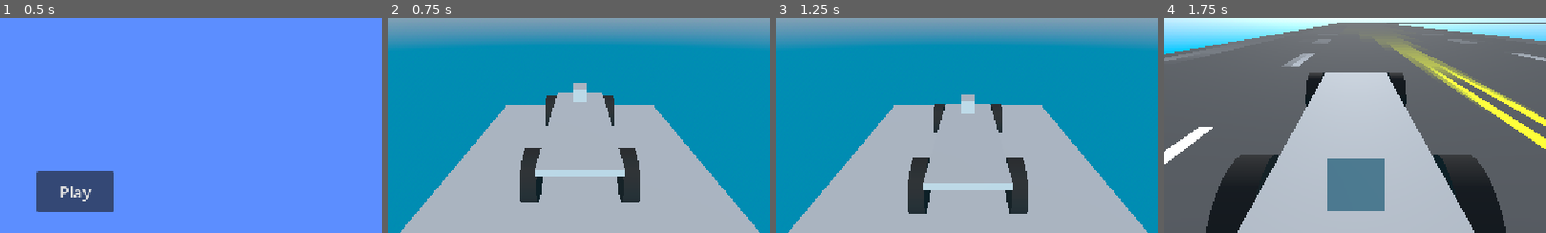
Above: before the commit, frames 1-4 (left to right).
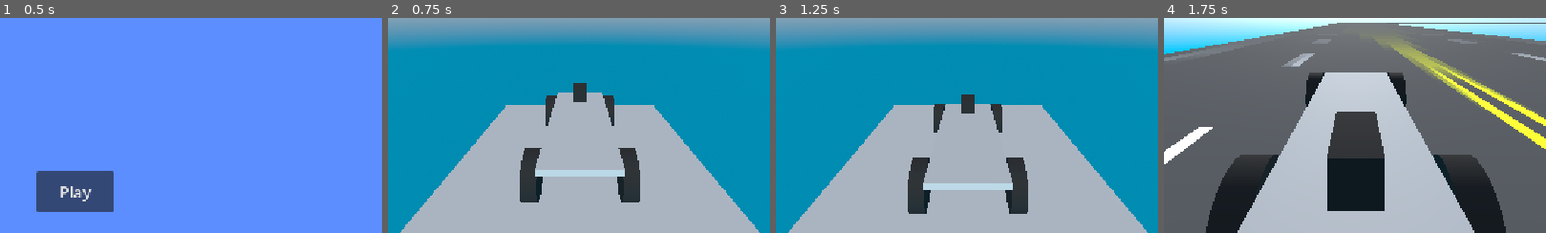
Above: after the commit, the same moments.

Repository: bladeclickers/craft_any_vehicle
Game: Godot game, scene res://scenes/start.tscn
The game is run twice, just before and just after one commit, with the same random seed, the same clock (stepped at 60 frames per second) and the same inputs.
Inputs:
- Up to frame 1 (0.5 s): no input
- Up to frame 2 (0.75 s): click "Play" at 0.5 s
- Up to frame 3 (1.25 s): no input
- Up to frame 4 (1.75 s): click "Play" at 1.25 s
The pictures show only the part of the screen within x 25-75%, y 50-100%; the shares and areas given below are measured in that part.

Frame 1 is identical in both runs. In frame 2, 0.3% of the frame differs, in the area x 48-52%, y 30-40%; in frame 3, 0.3%; in frame 4, 6.4%, in the area x 42-58%, y 43-90%.

Commit message:
make everything work and be fancy

Diff:
--- a/assets/base_car.gd
+++ b/assets/base_car.gd
@@ -17,14 +17,14 @@
 @onready var r_wheels = [rr, rl]
 
 func _ready() -> void:
-	mass = BASE_MASS + engine.mass
+	mass = BASE_MASS + Globals.mass
 
 func _physics_process(delta):
 	if editor_mode:
 		return
 
 	var speed = linear_velocity.dot(global_transform.basis.z)
-	cam.fov = clamp(lerp(cam.fov, 160 * (speed/35), 2), 80, 160)
+	cam.fov = clamp(lerp(cam.fov, 160 * (speed/40), 2), 80, 120)
 
 	var target_steer = 0.0
 	if Input.is_action_pressed("a"):
@@ -37,15 +37,15 @@
 
 	if Input.is_action_pressed("w"):
 		for wheel in wheels:
-			wheel.engine_force = engine.engine_force
+			wheel.engine_force = Globals.engine_force
 	elif Input.is_action_pressed("s"):
 		if speed > 0:
 			for wheel in wheels:
 				wheel.engine_force = 0
-				wheel.brake = engine.brake_force
+				wheel.brake = Globals.brake_force
 		else:
 			for wheel in wheels:
-				wheel.engine_force = -engine.engine_force/2
+				wheel.engine_force = -Globals.engine_force/2
 	else:
 		for wheel in wheels:
 			wheel.engine_force = 0
--- a/assets/base_car.tscn
+++ b/assets/base_car.tscn
@@ -15,7 +15,11 @@
 bottom_radius = 0.3
 height = 0.2
 
+[sub_resource type="StandardMaterial3D" id="StandardMaterial3D_h7toe"]
+albedo_color = Color(0, 0, 0, 1)
+
 [sub_resource type="BoxMesh" id="BoxMesh_f75wj"]
+material = SubResource("StandardMaterial3D_h7toe")
 
 [sub_resource type="BoxShape3D" id="BoxShape3D_f75wj"]
 
--- a/assets/engine.gd
+++ b/assets/engine.gd
@@ -1,10 +1,10 @@
 extends StaticBody3D
 
-var engine_type = "Base Engine"
-var engine_force = 400.0
-var brake_force = 50.0
-var mass = 100.0
+@onready var mesh = $MeshInstance3D
 var mouse_hovering = false
+
+func change_color(color: Color):
+	mesh.mesh.material.albedo_color = color
 
 func _on_mouse_entered() -> void:
 	mouse_hovering = true
--- a/misc/globals.gd
+++ b/misc/globals.gd
@@ -1,3 +1,8 @@
 extends Node
 
 var money = 10000
+
+var engine_type = "Base Engine"
+var engine_force = 400.0
+var brake_force = 50.0
+var mass = 100.0
--- /dev/null
+++ b/misc/property_pane.gd
@@ -0,0 +1,38 @@
+extends Panel
+
+var prev_id = 0
+
+@onready var hp_slider = $hp_slider
+@onready var weight_slider = $weight_slider
+@onready var hp_label = $hp_label
+@onready var weight_label = $weight_label
+@onready var engine_select = $engine_select
+
+func _process(delta: float) -> void:
+	var id = engine_select.get_selected_id()
+	if id != prev_id:
+		if id == 0:
+			hp_slider.value = 350
+			weight_slider.value = 100
+			hp_label.text = "350"
+			weight_label.text = "100"
+			Globals.engine_type = "Base Engine"
+			Globals.engine_force = 350.0
+			Globals.mass = 100.0
+		elif id == 1:
+			hp_slider.value = 700
+			weight_slider.value = 200
+			hp_label.text = "700"
+			weight_label.text = "200"
+			Globals.engine_type = "Medium Engine"
+			Globals.engine_force = 700.0
+			Globals.mass = 200.0
+		elif id == 2:
+			hp_slider.value = 1000
+			weight_slider.value = 400
+			hp_label.text = "1000"
+			weight_label.text = "400"
+			Globals.engine_type = "Big Engine"
+			Globals.engine_force = 1000.0
+			Globals.mass = 400.0
+		prev_id = id
--- a/project.godot
+++ b/project.godot
@@ -15,6 +15,10 @@
 config/features=PackedStringArray("4.7", "Forward Plus")
 boot_splash/bg_color=Color(0.35933197, 0.5577739, 1, 1)
 config/icon="res://icon.svg"
+
+[autoload]
+
+Globals="*uid://nh5eilk2vwnw"
 
 [display]
 
--- a/scenes/editor.gd
+++ b/scenes/editor.gd
@@ -14,6 +14,7 @@
 func _process(delta: float) -> void:
 	if Input.is_action_just_pressed("select") and engine.mouse_hovering:
 		property_pane.visible = !property_pane.visible
+		engine.change_color(Color(0, 255, 0) if property_pane.visible else Color(0, 0, 0))
 
 func _on_button_pressed() -> void:
 	get_tree().change_scene_to_file("res://scenes/track.tscn")
--- a/scenes/editor.tscn
+++ b/scenes/editor.tscn
@@ -3,6 +3,7 @@
 [ext_resource type="PackedScene" uid="uid://carbat5rk66g0" path="res://assets/base_car.tscn" id="1_b1cmn"]
 [ext_resource type="Script" uid="uid://dtqa5iwsfqqvj" path="res://scenes/editor.gd" id="1_pxqd5"]
 [ext_resource type="Script" uid="uid://l5hgysxvqnos" path="res://misc/pivot.gd" id="3_ba0ut"]
+[ext_resource type="Script" uid="uid://byh3q8tqhceas" path="res://misc/property_pane.gd" id="4_q68jb"]
 
 [sub_resource type="PhysicalSkyMaterial" id="PhysicalSkyMaterial_pxqd5"]
 ground_color = Color(0, 0.5921569, 1, 1)
@@ -20,6 +21,9 @@
 
 [sub_resource type="Theme" id="Theme_e4klq"]
 default_font_size = 24
+
+[sub_resource type="LabelSettings" id="LabelSettings_ba0ut"]
+font_size = 12
 
 [sub_resource type="LabelSettings" id="LabelSettings_e4klq"]
 font_size = 18
@@ -59,7 +63,44 @@
 [node name="property_pane" type="Panel" parent="." unique_id=792284564]
 visible = false
 offset_right = 299.0
-offset_bottom = 400.0
+offset_bottom = 146.0
+script = ExtResource("4_q68jb")
+
+[node name="weight_label" type="Label" parent="property_pane" unique_id=492105756]
+layout_mode = 0
+offset_left = 258.0
+offset_top = 115.0
+offset_right = 287.0
+offset_bottom = 133.0
+text = "100"
+label_settings = SubResource("LabelSettings_ba0ut")
+
+[node name="Label4" type="Label" parent="property_pane" unique_id=1291749495]
+layout_mode = 0
+offset_left = 13.0
+offset_top = 115.0
+offset_right = 84.0
+offset_bottom = 133.0
+text = "Weight (kg)"
+label_settings = SubResource("LabelSettings_ba0ut")
+
+[node name="hp_label" type="Label" parent="property_pane" unique_id=867726272]
+layout_mode = 0
+offset_left = 258.0
+offset_top = 89.0
+offset_right = 287.0
+offset_bottom = 107.0
+text = "350"
+label_settings = SubResource("LabelSettings_ba0ut")
+
+[node name="Label2" type="Label" parent="property_pane" unique_id=759290947]
+layout_mode = 0
+offset_left = 13.0
+offset_top = 89.0
+offset_right = 84.0
+offset_bottom = 107.0
+text = "Horsepower"
+label_settings = SubResource("LabelSettings_ba0ut")
 
 [node name="Label" type="Label" parent="property_pane" unique_id=1407833778]
 layout_mode = 0
@@ -70,4 +111,41 @@
 text = "Engine Properties"
 label_settings = SubResource("LabelSettings_e4klq")
 
+[node name="engine_select" type="OptionButton" parent="property_pane" unique_id=2037547832]
+layout_mode = 0
+offset_left = 13.0
+offset_top = 44.0
+offset_right = 216.0
+offset_bottom = 75.0
+selected = 0
+item_count = 3
+popup/item_0/text = "Base Engine"
+popup/item_0/id = 0
+popup/item_1/text = "Medium Engine"
+popup/item_1/id = 1
+popup/item_2/text = "Big Engine"
+popup/item_2/id = 2
+
+[node name="hp_slider" type="HSlider" parent="property_pane" unique_id=1068462551]
+layout_mode = 0
+offset_left = 98.0
+offset_top = 90.0
+offset_right = 252.0
+offset_bottom = 106.0
+max_value = 1000.0
+value = 350.0
+editable = false
+scrollable = false
+
+[node name="weight_slider" type="HSlider" parent="property_pane" unique_id=449795680]
+layout_mode = 0
+offset_left = 98.0
+offset_top = 116.0
+offset_right = 252.0
+offset_bottom = 132.0
+max_value = 1000.0
+value = 100.0
+editable = false
+scrollable = false
+
 [connection signal="pressed" from="play" to="." method="_on_button_pressed"]
--- a/scenes/track.gd
+++ b/scenes/track.gd
@@ -10,5 +10,5 @@
 func _process(delta: float) -> void:
 	var speed = car.linear_velocity.dot(car.global_transform.basis.z)
 	speedometer.text = "Speed: " + str(round(speed*10)/10)
-	engine_identifier.text = "Engine: " + engine.engine_type
+	engine_identifier.text = "Engine: " + Globals.engine_type
 	mass_identifier.text = "Mass: " + str(car.mass) + "kg"
Not shown, added: misc/property_pane.gd.uid
